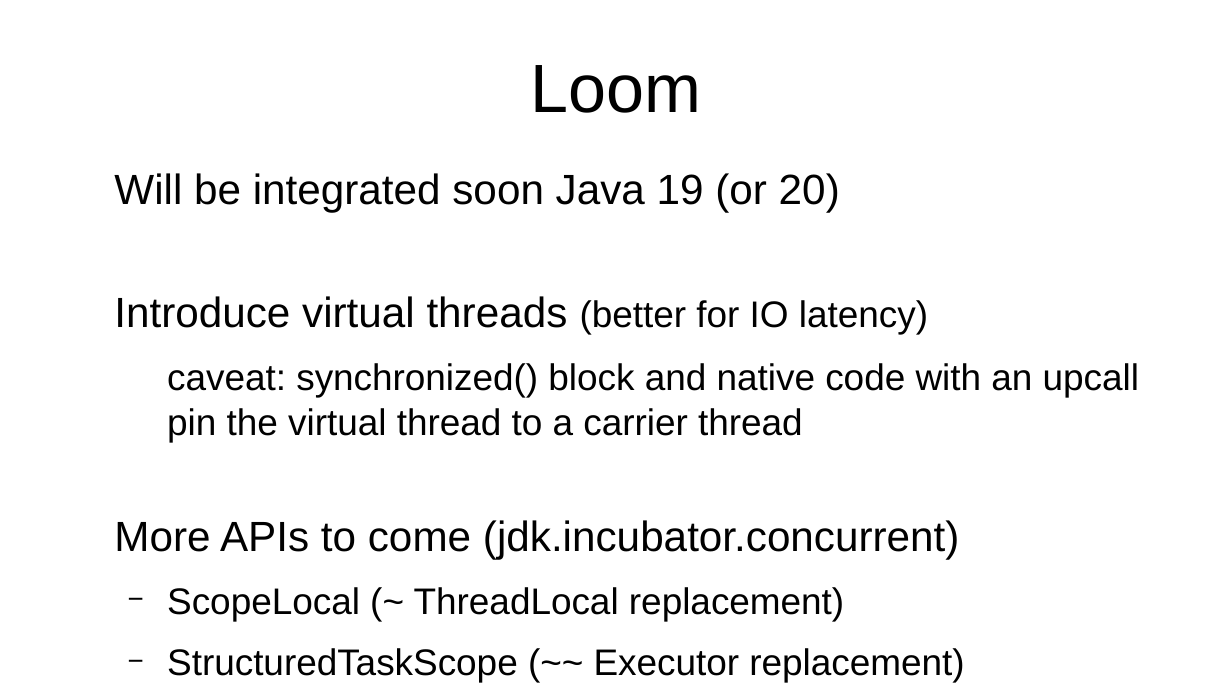
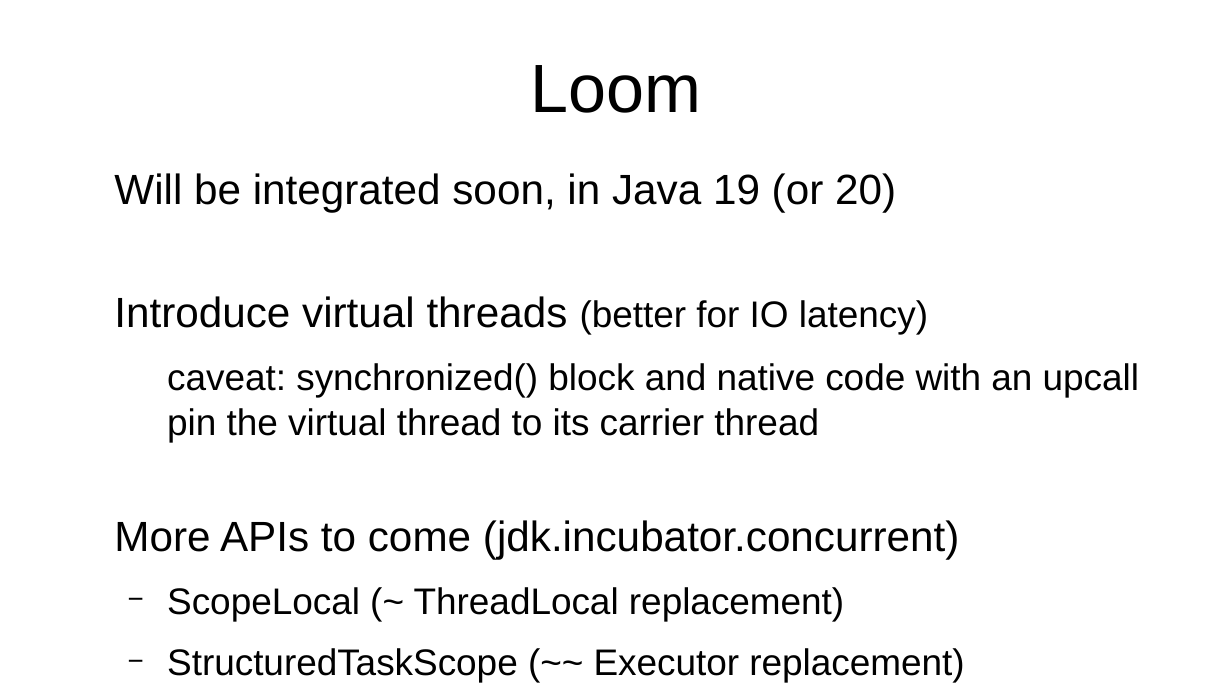
Before and after one commit to forax/loom-fiber, a slide deck: slide 55 of loom is looming.odp (slide 54 before the commit). Drawn at 1232x693 pixels with LibreOffice and Linux fonts; fonts in the diff are those of the drawing. Boxes give left, top, right and bottom in pixels: in the first picture for what was removed or moved away, otherwise in the second. Text is boxed around its words. In the diff, an @@ line names an element or a change of style, - is before the commit and + after.

Commit message:
loom implementation: Java platform vs JVM

```diff
--- a/loom is looming.odp
+++ b/loom is looming.odp
@@ text at (114,173,896,212): text changed @@
-Will be integrated soon Java 19 (or 20)
+Will be integrated soon, in Java 19 (or 20)
@@ text at (167,363,1139,442): text changed @@
-  caveat: synchronized() block and native code with an upcall pin the virtual thread to a carrier thread
+  caveat: synchronized() block and native code with an upcall pin the virtual thread to its carrier thread
```
Also in this commit, not shown: 7 other slides changed, 1 slide added, 1 other file.
